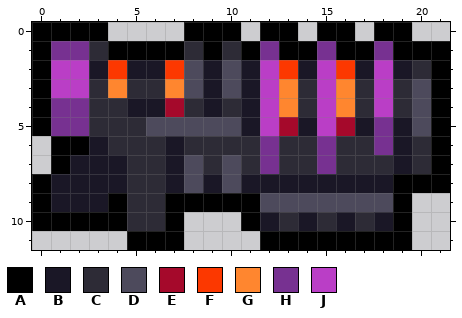
One commit to this pixel-art sprite: sprites/weps/sprQuasarBlaster.png. The picture above was drawn from the file before the commit.
The file is 22x12 pixels.
Palette (. is transparent): A #000000  B #1a1726  C #2d2b36  D #4d4a5c  E #a5092b  F #fc3800  G #ff862f  H #773191  J #ba3ec6
New version:
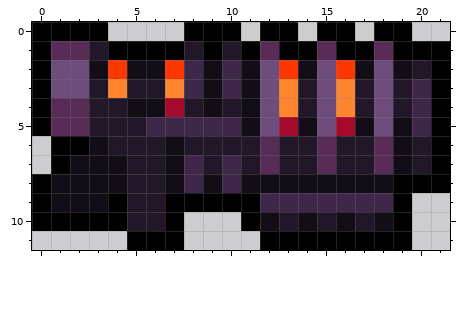
Difference:
colour B: #1a1726 -> #120d16
colour C: #2d2b36 -> #211729
colour D: #4d4a5c -> #3e2748
colour H: #773191 -> #582c56
colour J: #ba3ec6 -> #6e4c7b
Changed rows in their new state; - is a pixel that keeps its letter.
first column x 18:
 5 J
 7 H
Changed places in both pictures, as pixel boxes (x1, y1, x2, y2):
changed: (51, 41, 431, 231)
